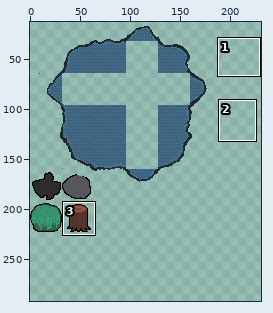
Pixel-art file -- aseprite/terrain_atlas.aseprite. Above: a wide view before the commit, with the close-up outlined.
Close-up. Before the edit:
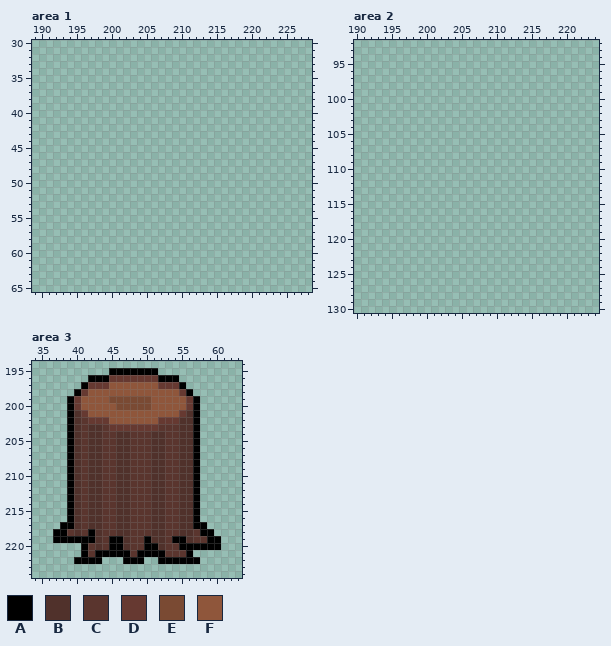
256x256 pixels, 1 frame. Colours within 5 levels of each other are drawn and written as one. Shown: area 1: x 189..228, y 30..65; area 2: x 190..224, y 92..130; area 3: x 34..63, y 194..224. The old version is drawn lined up with the new one, on the new canvas. The wide view leaves out empty margins. The commit also changed other parts of the picture, which this record leaves out.
Visible layers, top first: "Beach", "Layer 1".
Palette (. is transparent): A #000000  B #50312b  C #5a352e  D #663931  E #7a4a33  F #8f563b
Pixels before, area 3, first column x 37:
195 ........AAAAAAA.........
196 .....AAADDDDDDDAAA......
197 ....ADDDFFFFFFFDDDA.....
198 ...ADFFFFFFFFFFFFFDA....
199 ..ADFFFFEEEEEEFFFFFDA...
200 ..ADFFFFFEEEEEFFFFFDA...
201 ..ABDFFFFFFFFFFFFFDBA...
202 ..ABCDDDFFFFFFFDDDBBA...
203 ..ABCBBCDDDDDDDCCCBBA...
204 ..ABCBBCCBBCCCBBCCBBA...
205 ..ABCBBCCBBCCCBBCCBBA...
206 ..ABCBBCCBBCCCBBCCBBA...
207 ..ABCBBCCBBCCCBBCCBBA...
208 ..ABCBBCCBBCCCBBCCBBA...
209 ..ABCBBCCBBCCCBBCCBBA...
210 ..ABCBBCCBBCCCBBCCBBA...
211 ..ABCBBCCBBCCCBBCCBBA...
212 ..ABCBBCCBBCCCBBCCBBA...
213 ..ABCBBCCBBCCCBBCCBBA...
214 ..ABCBBCCBBCCCBBCCBBA...
215 ..ABCBBCCBBCCCBBCCBBA...
216 ..ABCBBCCBBCCCBBCCBBA...
217 .AABCBBCCBBCCCBBCCBBAA..
218 AACBCABCCBBCCCBBCCBBCAA.
219 AAAAAABCAABCCABBCAABCCAA
220 ....ACBCAABCCAABCCAAAAAA
221 ....ACAAAAACAAAACCCA....
222 ...AAAA...AAA..AAAAAA...
The result:
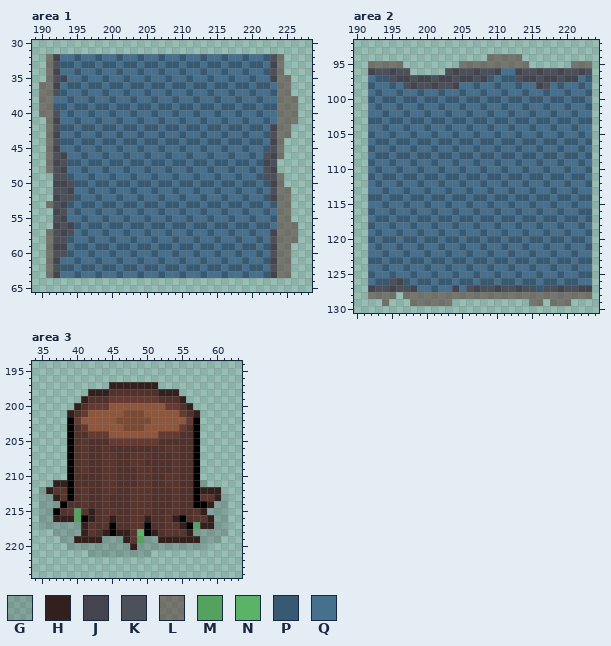
Colours new in this view: G #00000024  H #331f1c  J #44444e  K #4c505b  L #522e287d  M #53a35e  N #5bb368  P #375a72  Q #46708d
Difference:
canvas 256x256 -> 256x512
Area 1:
y 32: x 191..224 .................................. -> LJQQPQQPQQPQQPQQPQQPQQPQQPQQPQQPKL
y 33: x 191..224 .................................. -> LKPPQPPQPPQPPQPPQPPQPPQPPQPPQPPQJL
y 34: x 191..224 .................................. -> LJQQPQQPQQPQQPQQPQQPQQPQQPQQPQQPKL
y 35: x 191..225 ................................... -> LKJQQPQQPQQPQQPQQPQQPQQPQQPQQPQQJLL
y 36: x 190..225 .................................... -> LLJQPPQPPQPPQPPQPPQPPQPPQPPQPPQPPQLL
y 37: x 190..225 .................................... -> LLKPQQPQQPQQPQQPQQPQQPQQPQQPQQPQQPLL
y 38: x 190..226 ..................................... -> LLQQPQQPQQPQQPQQPQQPQQPQQPQQPQQPQQLLL
y 39: x 190..226 ..................................... -> LLPPQPPQPPQPPQPPQPPQPPQPPQPPQPPQPPLLL
y 40: x 190..226 ..................................... -> LLKQPQQPQQPQQPQQPQQPQQPQQPQQPQQPQQLLL
y 41: x 191..226 .................................... -> LJQQPQQPQQPQQPQQPQQPQQPQQPQQPQQPQLLL
y 42: x 191..225 ................................... -> LKPPQPPQPPQPPQPPQPPQPPQPPQPPQPPQJLL
y 43: x 191..225 ................................... -> LJQQPQQPQQPQQPQQPQQPQQPQQPQQPQQPKLL
y 44: x 191..224 .................................. -> LKPPQPPQPPQPPQPPQPPQPPQPPQPPQPPQJL
y 45: x 191..224 .................................. -> LJQQPQQPQQPQQPQQPQQPQQPQQPQQPQQPKL
y 46: x 191..224 .................................. -> LKJQQPQQPQQPQQPQQPQQPQQPQQPQQPQKJL
y 47: x 191..223 ................................. -> LJKPPQPPQPPQPPQPPQPPQPPQPPQPPQPJK
y 48: x 191..223 ................................. -> LKJQQPQQPQQPQQPQQPQQPQQPQQPQQPQKJ
y 49: x 192..224 ................................. -> KKPQQPQQPQQPQQPQQPQQPQQPQQPQQPKKL
y 50: x 192..224 ................................. -> JJKPPQPPQPPQPPQPPQPPQPPQPPQPPQPJL
y 51: x 192..225 .................................. -> KKJQQPQQPQQPQQPQQPQQPQQPQQPQQPQKLL
y 52: x 192..225 .................................. -> JKKPQQPQQPQQPQQPQQPQQPQQPQQPQQPJLL
y 53: x 191..225 ................................... -> LKJPQPPQPPQPPQPPQPPQPPQPPQPPQPPQPLL
y 54: x 192..225 .................................. -> JKQPQQPQQPQQPQQPQQPQQPQQPQQPQQPQLL
y 55: x 192..225 .................................. -> KJQQPQQPQQPQQPQQPQQPQQPQQPQQPQQPLL
y 56: x 192..226 ................................... -> JKJPQPPQPPQPPQPPQPPQPPQPPQPPQPPQLLL
y 57: x 191..226 .................................... -> LKJKQPQQPQQPQQPQQPQQPQQPQQPQQPQQJLLL
y 58: x 191..226 .................................... -> LKKPQQPQQPQQPQQPQQPQQPQQPQQPQQPQKLLL
y 59: x 191..225 ................................... -> LJJQPPQPPQPPQPPQPPQPPQPPQPPQPPQPJLL
y 60: x 191..225 ................................... -> LKKPQQPQQPQQPQQPQQPQQPQQPQQPQQPQKLL
y 61: x 191..225 ................................... -> LJQQPQQPQQPQQPQQPQQPQQPQQPQQPQQPJLL
y 62: x 191..225 ................................... -> LKPPQPPQPPQPPQPPQPPQPPQPPQPPQPPQKLL
y 63: x 191..225 ................................... -> LJQQPQQPQQPQQPQQPQQPQQPQQPQQPQQPJLL
Area 2:
y 94: x 209..213 ..... -> LLLLL
y 95: x 192..196 ..... -> LLLLL; x 205..214 .......... -> LLLLLLLLLL; x 221..223 ... -> LLL
y 96: x 192..197 ...... -> JKKJKK; x 203..223 ..................... -> KJKKJKKJQQJKKJKKJKKJK
y 97: x 192..223 ................................ -> QPPKJJKJJKJJKJJKJPQPPKJJKJJKJJQP
y 98: x 192..223 ................................ -> PQQPQKJKKJKKJQQPQQPQQPQQJKQPQQPQ
y 99: x 192..223 ................................ -> QPQQPQQPQQPQQPQQPQQPQQPQQPQQPQQP
y 100: x 192..223 ................................ -> PQPPQPPQPPQPPQPPQPPQPPQPPQPPQPPQ
y 101: x 192..223 ................................ -> QPQQPQQPQQPQQPQQPQQPQQPQQPQQPQQP
y 102: x 192..223 ................................ -> QQPQQPQQPQQPQQPQQPQQPQQPQQPQQPQQ
y 103: x 192..223 ................................ -> PPQPPQPPQPPQPPQPPQPPQPPQPPQPPQPP
y 104: x 192..223 ................................ -> QQPQQPQQPQQPQQPQQPQQPQQPQQPQQPQQ
y 105: x 192..223 ................................ -> PQQPQQPQQPQQPQQPQQPQQPQQPQQPQQPQ
y 106: x 192..223 ................................ -> QPPQPPQPPQPPQPPQPPQPPQPPQPPQPPQP
y 107: x 192..223 ................................ -> PQQPQQPQQPQQPQQPQQPQQPQQPQQPQQPQ
y 108: x 192..223 ................................ -> QPPQPPQPPQPPQPPQPPQPPQPPQPPQPPQP
y 109: x 192..223 ................................ -> PQQPQQPQQPQQPQQPQQPQQPQQPQQPQQPQ
y 110: x 192..223 ................................ -> QPQQPQQPQQPQQPQQPQQPQQPQQPQQPQQP
y 111: x 192..223 ................................ -> PQPPQPPQPPQPPQPPQPPQPPQPPQPPQPPQ
y 112: x 192..223 ................................ -> QPQQPQQPQQPQQPQQPQQPQQPQQPQQPQQP
y 113: x 192..223 ................................ -> QQPQQPQQPQQPQQPQQPQQPQQPQQPQQPQQ
y 114: x 192..223 ................................ -> PPQPPQPPQPPQPPQPPQPPQPPQPPQPPQPP
y 115: x 192..223 ................................ -> QQPQQPQQPQQPQQPQQPQQPQQPQQPQQPQQ
y 116: x 192..223 ................................ -> PQQPQQPQQPQQPQQPQQPQQPQQPQQPQQPP
y 117: x 192..223 ................................ -> QPPQPPQPPQPPQPPQPPQPPQPPQPPQPPQP
y 118: x 192..223 ................................ -> PQQPQQPQQPQQPQQPQQPQQPQQPQQPQQPQ
y 119: x 192..223 ................................ -> QPQQPQQPQQPQQPQQPQQPQQPQQPQQPQQP
y 120: x 192..223 ................................ -> PQPPQPPQPPQPPQPPQPPQPPQPPQPPQPPQ
y 121: x 192..223 ................................ -> QPQQPQQPQQPQQPQQPQQPQQPQQPQQPQQP
y 122: x 192..223 ................................ -> QQPQQPQQPQQPQQPQQPQQPQQPQQPQQPQQ
y 123: x 192..223 ................................ -> PPQPPQPPQPPQPPQPPQPPQPPQPPQPPQPP
y 124: x 192..223 ................................ -> QQPQQPQQPQQPQQPQQPQQPQQPQQPQQPQQ
y 125: x 192..223 ................................ -> PQQPQQPQQPQQPQQPQQPQQPQQPQQPQQPP
y 126: x 192..223 ................................ -> QPPKJPQPPQPPQPPQPPQPPQPPQPPQPPQQ
y 127: x 192..223 ................................ -> JKKJKKJQQPQQJQKJKKJKKJKKPKKJKKJJ
y 128: x 192..195 .... -> LLLL; x 197..223 ........................... -> LLLLLLLLLLLLLLLLLLLLLLLLLLL
y 129: x 194 . -> L; x 198..203 ...... -> LLLLLL; x 215..216 .. -> LL; x 218..220 ... -> LLL
Area 3:
y 195: x 45..51 AAAAAAA -> .......
y 196: x 42..54 AAADDDDDDDAAA -> .............
y 197: x 41..55 ADDDFFFFFFFDDDA -> ....HHHHHHH....
y 198: x 40..56 ADFFFFFFFFFFFFFDA -> ..HHHBBBBBBBHHH..
y 199: x 39..57 ADFFFFEEEEEEFFFFFDA -> ..HBBBDDDDDDDBBBH..
y 200: x 39..44 ADFFFF -> .HBDDD; x 46..50 EEEEE -> FFFFF; x 53..57 FFFDA -> DDBH.
y 201: x 39 A -> H; x 47..49 FFF -> EEE; x 57 A -> H
y 202: x 40..44 BCDDD -> DFFFF; x 46..50 FFFFF -> EEEEE; x 52..56 DDDBB -> FFFFD
y 203: x 41..55 CBBCDDDDDDDCCCB -> DFFFFFEEEFFFFFD
y 204: x 41..54 CBBCCBBCCCBBCC -> BDDDFFFFFFFDDD
y 205: x 44..51 CCBBCCCB -> BDDDDDDD; x 53..54 CC -> BB
y 206: x 45 C -> B; x 48..50 CCC -> BBB
y 207: x 53 C -> B
y 208: x 50 C -> B; x 53 C -> B
y 209: x 48 C -> B; x 53 C -> B
y 210: x 41 C -> B; x 48 C -> B
y 211: x 37..38 .. -> HH; x 41 C -> B; x 48 C -> B; x 58 . -> G
y 212: x 35..38 .... -> GHCC; x 53 C -> B; x 58..60 ... -> HHH
y 213: x 35..38 .... -> GGHC; x 45 C -> B; x 53 C -> B; x 58..61 .... -> CCHG
y 214: x 35..39 ....A -> GGGAB; x 45 C -> B; x 53 C -> B; x 58..61 .... -> AHGG
y 215: x 35..40 ....AB -> GGABCM; x 42 B -> H; x 57..61 A.... -> CHGGG
y 216: x 35..42 ....ABCB -> GGHHHMAH; x 45 C -> H; x 50 C -> H; x 54..55 CB -> HA; x 57..61 A.... -> CCHGG
y 217: x 35..42 ...AABCB -> GGGGGGHC; x 45 C -> A; x 50 C -> A; x 55..61 BBAA... -> HAMHHGG
y 218: x 37..42 AACBCA -> GGGGHC; x 44..47 CCBB -> HAHH; x 49..51 CCB -> NAH; x 55..61 BBCAA.. -> CHGGGGG
y 219: x 37..47 AAAAAABCAAB -> .GGHHHHGGGH; x 49..60 CABBCAABCCAA -> MGGHHHHHHGGG
y 220: x 39..60 ..ACBCAABCCAABCCAAAAAA -> GGGGGGGGGHGGGGGGGGGG..
y 221: x 41..56 ACAAAAACAAAACCCA -> .GGGGGGGGG......
y 222: x 40..43 AAAA -> ....; x 47..49 AAA -> ...; x 52..57 AAAAAA -> ......
Pixel boxes of the changes (left, top, right, bottom) in both close-ups:
added: (39, 54, 298, 278)
added: (368, 54, 592, 306)
changed: (39, 368, 228, 564)
